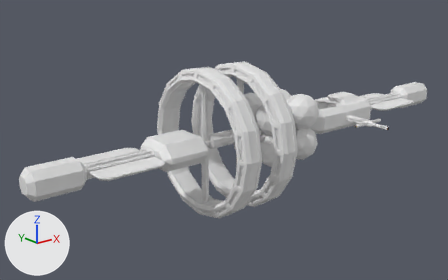
Two versions of the Blender file Assets/models/Structures/BaseStation.blend, one commit apart.
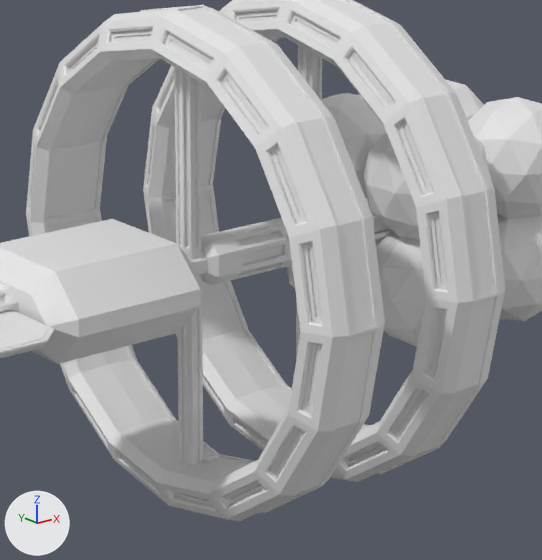
Each version is shown whole from a 50 mm lens placed at (-307.0, -356.0, 141.0), pointed at (-5.0, 21.0, -10.0), then close up on the part from 33% to 69% of the width and 23% to 82% of the height. Every picture has the same lights, and +X, +Y and +Z are marked at lower left. The last two pictures show the newer version.

The older version as bpy lines, for what is in view:
```python
me_cube_010 = bpy.data.meshes.new('Cube.010')
me_cube_010.from_pydata(...)  # 294 vertices, 278 faces; spans x -8.3..-3.3, y -2.5..2.5, z -49.2..-2.0
me_cube_010.materials.append(mat_material_002)  # white #e7e7e7
me_cube_016 = bpy.data.meshes.new('Cube.016')
me_cube_016.from_pydata(...)  # 38 vertices, 31 faces; spans x 141.4..191.4, y 4.4..24.4, z -1.0..1.2
me_torus_001 = bpy.data.meshes.new('Torus.001')
me_torus_001.from_pydata(...)  # 409 vertices, 400 faces; spans x -15.3..4.6, y 0.0..57.3, z 0.0..57.3
ob_central_truss_002 = bpy.data.objects.new('Central Truss.002', me_cube_010)
ob_central_truss_002.location = (-34.4, 0.0, 0.0)
_m = ob_central_truss_002.modifiers.new('Mirror', 'MIRROR')
_m.use_axis = (False, False, True)
_m.mirror_object = ob_ringcenter_002
ob_cube_007 = bpy.data.objects.new('Cube.007', me_cube_016)
ob_cube_007.location = (-280.1, 0.0, 0.0)
_m = ob_cube_007.modifiers.new('Mirror', 'MIRROR')
_m.use_axis = (False, True, False)
_m.mirror_object = ob_central_truss_013
ob_torus_001 = bpy.data.objects.new('Torus.001', me_torus_001)
ob_torus_001.location = (-34.4, 0.0, 0.0)
_m = ob_torus_001.modifiers.new('Mirror', 'MIRROR')
_m.use_axis = (False, True, True)
# also in view: 'Cube.002' at (-68.0, 0.0, 0.0); 'Torus.002' at (-5.0, 0.0, 0.0); 'Central Truss.008' at (-34.0, 0.0, 0.0); 'Icosphere' at (32.0, 0.0, 0.0); 'Central Truss.006' at (-6.0, 0.0, 0.0)
```
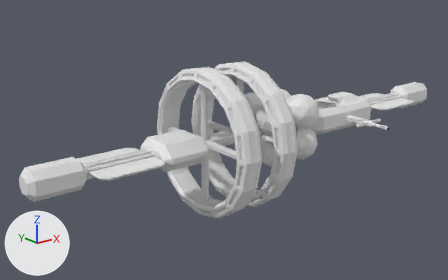
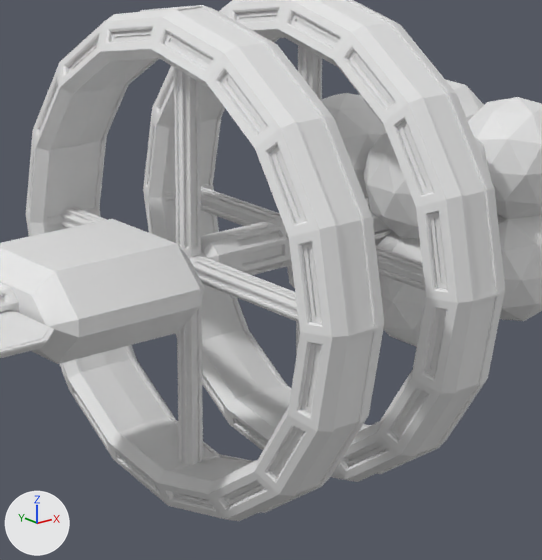
Changed parts and their boxes [x1, y1, x2, y2] in the close-ups (542 x 560 px):
'Torus.001', moved: before [26, 5, 385, 521]; after [26, 5, 384, 521]
'Central Truss.002', moved: [174, 67, 203, 466] in both
'Central Truss.004', added: after [61, 207, 299, 322]
'Central Truss.001', added: after [201, 186, 425, 291]
'Ringcenter.002', moved (mostly hidden afterwards): before [189, 252, 208, 276]; after [189, 251, 207, 259]

The change in detail:
Material 'Material.011' (mat_material_011) is new.
Its base color is (0.8, 0.8, 0.8) (white #e7e7e7).
Mesh me_cube_023 is new.
It has 294 vertices, 278 faces and spans x -8.3..-3.3, y -2.5..2.5, z -49.2..-2.0.
It uses material mat_material_011 (white #e7e7e7).
Mesh me_cube_011 is new.
It has 294 vertices, 278 faces and spans x -8.3..-3.3, y -2.5..2.5, z -49.2..-2.0.
It uses material mat_material_001 (white #e7e7e7).
Object 'Torus.001' (ob_torus_001) moves from (-34.4, 0.0, 0.0) to (-34.5, 0.0, 0.0).
Object 'Central Truss.002' (ob_central_truss_002) moves from (-34.4, 0.0, 0.0) to (-34.5, 0.0, 0.0).
Object 'Central Truss.004' (ob_central_truss_004) is new; it shows me_cube_023.
Its location is (-34.5, 0.0, 0.0).
Its rotation in degrees is (90, 0, 0).
It gains a MIRROR modifier named 'Mirror'.
Modifier setting: use_axis = (False, True, False).
Modifier setting: use_bisect_flip_axis = (False, False, True).
Modifier setting: mirror_object = ob_ringcenter_002.
Object 'Central Truss.001' (ob_central_truss_001) is new; it shows me_cube_011.
Its location is (0.0, 0.0, 0.0).
Its rotation in degrees is (90, 0, 0).
It gains a MIRROR modifier named 'Mirror'.
Modifier setting: use_axis = (False, True, False).
Modifier setting: use_bisect_flip_axis = (False, False, True).
Modifier setting: mirror_object = ob_ringcenter.
